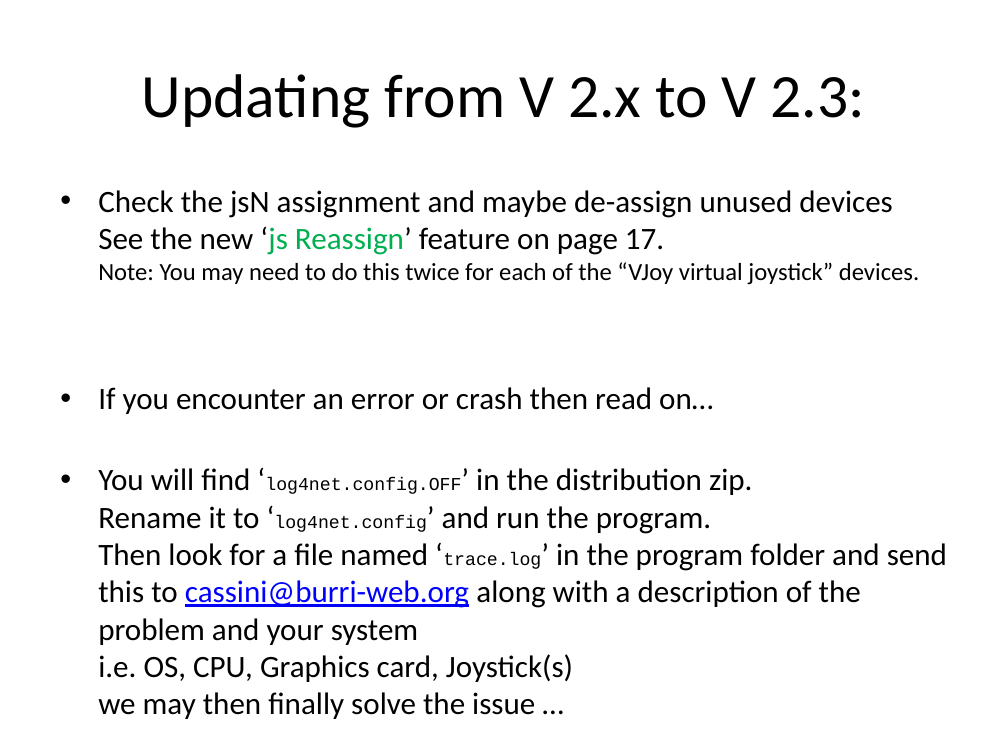
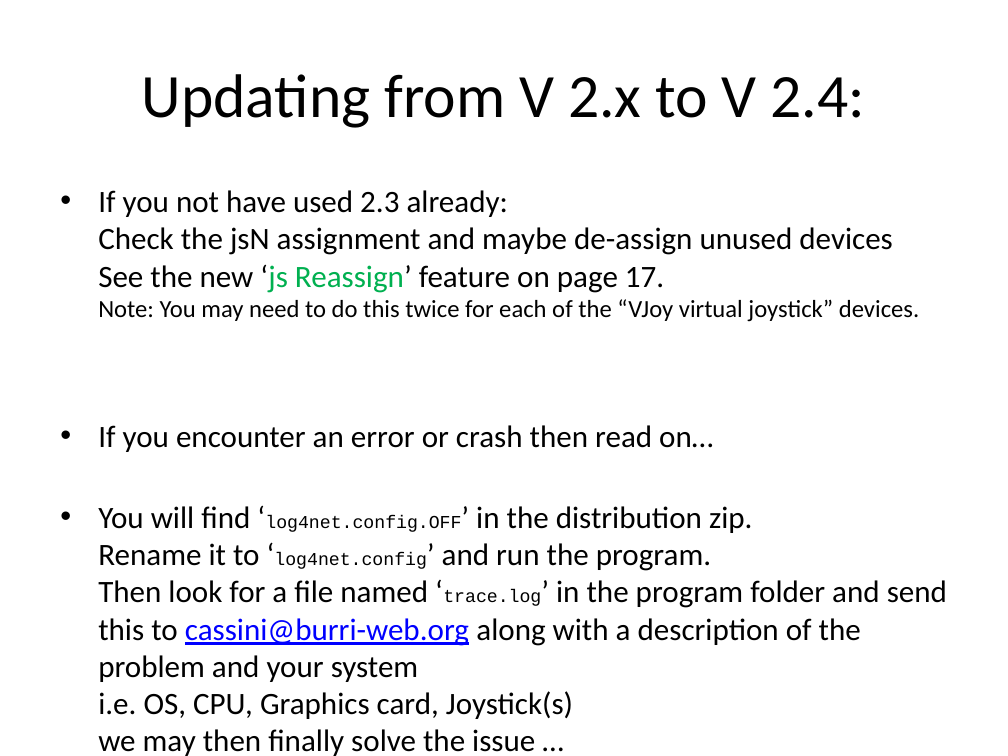
Before and after one commit to SCToolsfactory/SCJMapper-V2, a slide deck: slide 2 of doc/SCJMapper_QGuide.pptx. Drawn at 1008x756 pixels with LibreOffice and Linux fonts; fonts in the diff are those of the drawing. Boxes give left, top, right and bottom in pixels: in the first picture for what was removed or moved away, otherwise in the second. Text is boxed around its words. In the diff, an @@ line names an element or a change of style, - is before the commit and + after.

```diff
--- a/doc/SCJMapper_QGuide.pptx
+++ b/doc/SCJMapper_QGuide.pptx
@@ title at box(142, 74, 865, 128): text changed @@
-Updating from V 2.x to V 2.3:
+Updating from V 2.x to V 2.4:
@@ text at box(98, 190, 919, 322): text changed @@
-• Check the jsN assignment and maybe de-assign unused devices
-  See the new ‘js Reassign’ feature on page 17.
-  Note: You may need to do this twice for each of the “VJoy virtual joystick” devices.
+• If you not have used 2.3 already:
+  Check the jsN assignment and maybe de-assign unused devices
+  See the new ‘js Reassign’ feature on page 17.
+  Note: You may need to do this twice for each of the “VJoy virtual joystick” devices.
```
Also in this commit, not shown: 7 other slides changed, 15 other files.
